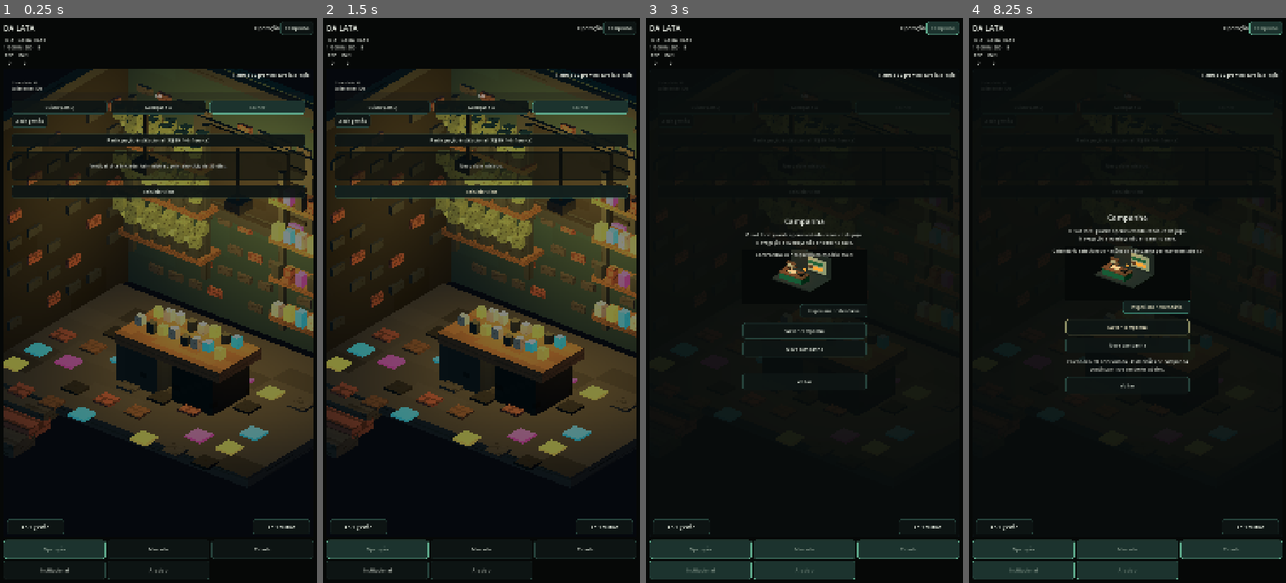
Above: before the commit, frames 1-4 (left to right).
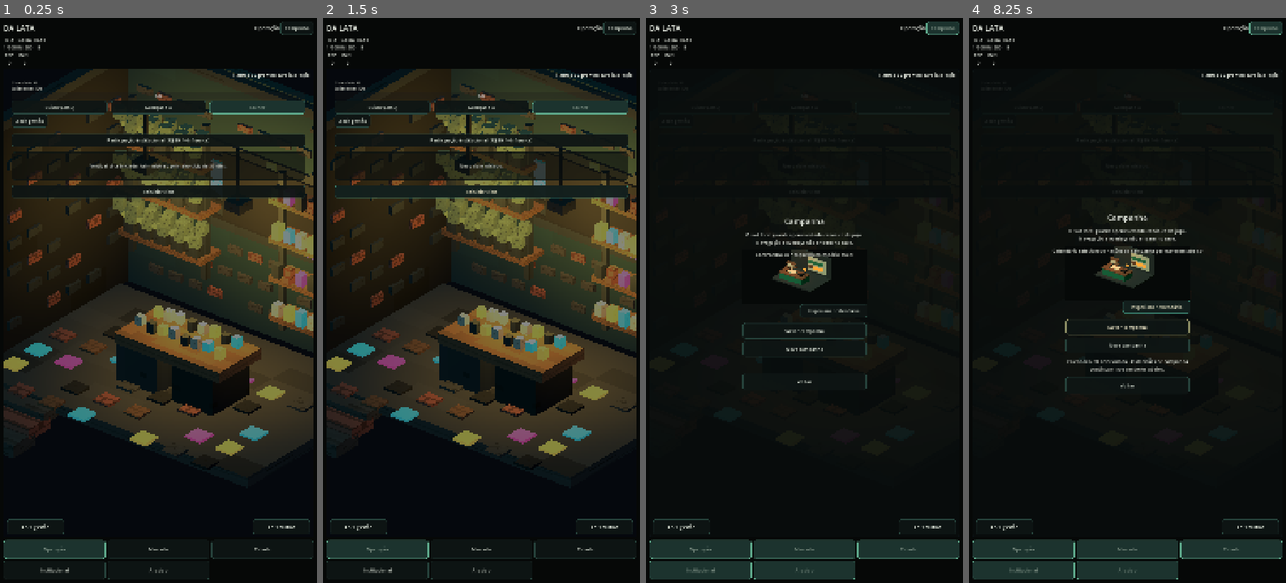
Above: after the commit, the same moments.

Repository: az1nn/growing-rio
Game: Godot game, scene res://scenes/shell/game_shell.tscn
The game is run twice, just before and just after one commit, with the same random seed, the same clock (stepped at 60 frames per second) and the same inputs.
Inputs:
- Up to frame 1 (0.25 s): no input
- Up to frame 2 (1.5 s): click "Reiniciar ciclo" at 0.5 s; click "Reiniciar ciclo" at 1.25 s
- Up to frame 3 (3 s): click "Reiniciar ciclo" at 2 s; click "Campanha" at 2.75 s
- Up to frame 4 (8.25 s): click "Abrir gestão" at 3.5 s; click "Abrir cultivo" at 4.25 s; click "Cuidar (-R$5)" at 5 s; click "Avançar dia" at 5.75 s; click "Abrir gestão" at 6.5 s; click "Participação institucional (-…" at 7.25 s; click "Inspecionar calendário" at 8 s

The runs differ from the first frame. In frame 1, 1.1% of the frame differs, in the area x 1-99%, y 17-74%; in frame 2, 1.1%; in frame 3, less than 0.1%; in frame 4, less than 0.1%.

Commit message:
feat(012): apply R04 candidate 6 focal hierarchy

Diff:
--- a/scenes/visual/operation_diorama.gd
+++ b/scenes/visual/operation_diorama.gd
@@ -219,8 +219,10 @@
     if environment == null:
         return
     environment.background_color = Color.from_string("#070A14", Color.BLACK)
-    environment.ambient_light_color = Color.from_string("#59606E", Color.WHITE)
-    environment.ambient_light_energy = 2.10
+    environment.ambient_light_color = Color.from_string("#4B6074", Color.WHITE)
+    # Candidate 6: restore the cool-night counter-tone and let local amber pools
+    # carry the workshop hierarchy instead of flattening the whole room warm.
+    environment.ambient_light_energy = 1.68
 
 func _build_v1_dense_dressing() -> void:
     var world := $Viewport/World
@@ -1323,7 +1325,8 @@
                     &"foliage_muted",
                     Vector3(0.0, 0.18 * float((pot + leaf) % 3), 0.0),
                 )
-    _add_point_light(rebuild, "GardenWarmPool", Vector3(-1.62, 2.45, -1.35), &"accent_amber", 5.6, 3.2)
+    _add_point_light(rebuild, "GardenWarmPool", Vector3(-1.62, 2.38, -1.30), &"accent_amber", 7.4, 3.0)
+    _promote_accepted_garden_foliage(rebuild)
 
     var bench_top := _add_box(rebuild, "WorkbenchTop", Vector3(0.18, 0.78, -0.22), Vector3(2.05, 0.18, 1.02), &"repaired_wood")
     _add_box(rebuild, "WorkbenchCabinetLeft", Vector3(-0.42, 0.36, -0.20), Vector3(0.78, 0.72, 0.92), &"painted_metal")
@@ -1343,7 +1346,7 @@
             Vector3(0.12, 0.15 + 0.025 * float(prop % 2), 0.12),
             role,
         )
-    _add_point_light(rebuild, "WorkbenchWarmPool", Vector3(0.10, 1.65, -0.30), &"accent_amber", 7.0, 3.6)
+    _add_point_light(rebuild, "WorkbenchWarmPool", Vector3(0.10, 1.62, -0.24), &"accent_amber", 8.2, 3.1)
 
     _add_box(rebuild, "SupplyPostLeft", Vector3(0.82, 2.00, -1.72), Vector3(0.10, 2.72, 0.10), &"painted_metal")
     _add_box(rebuild, "SupplyPostRight", Vector3(2.18, 2.00, -1.72), Vector3(0.10, 2.72, 0.10), &"painted_metal")
@@ -1362,35 +1365,36 @@
             )
             if tier == 2 and item == 3:
                 management_focus = supply_prop
-    _add_point_light(rebuild, "SupplyWarmPool", Vector3(1.50, 2.35, -1.08), &"accent_amber", 4.7, 3.0)
-
-    # Candidate 5: recenter the existing shutter/graffiti + crown focal cluster below the HUD band.
-    # This stays inside OperationV1AcceptedRebuild; it is not another additive dressing generation.
-    _add_box(rebuild, "AcceptedShutterField", Vector3(-0.17, 2.58, -2.27), Vector3(2.30, 1.62, 0.055), &"painted_metal")
+    _add_point_light(rebuild, "SupplyWarmPool", Vector3(1.58, 2.18, -1.12), &"accent_amber", 5.4, 2.7)
+
+    # Candidate 6: expose and enlarge the same shutter/graffiti + crown cluster
+    # in the center/right back-wall band. This is a bounded recomposition inside
+    # OperationV1AcceptedRebuild, not another dressing generation.
+    _add_box(rebuild, "AcceptedShutterField", Vector3(0.24, 2.34, -2.27), Vector3(2.54, 1.48, 0.055), &"painted_metal")
     for slat in range(5):
         _add_box(
             rebuild,
             "AcceptedShutterSlat_%02d" % slat,
-            Vector3(-0.17, 1.99 + float(slat) * 0.29, -2.20),
-            Vector3(2.12, 0.055, 0.045),
+            Vector3(0.24, 1.82 + float(slat) * 0.26, -2.20),
+            Vector3(2.36, 0.060, 0.045),
             &"structural_dark",
         )
-    _add_box(rebuild, "GraffitiStrokeCyan", Vector3(-0.63, 2.37, -2.14), Vector3(1.16, 0.12, 0.055), &"accent_cyan", Vector3(0.0, 0.0, -0.34))
-    _add_box(rebuild, "GraffitiStrokeMagenta", Vector3(0.34, 2.58, -2.13), Vector3(1.18, 0.12, 0.055), &"accent_magenta", Vector3(0.0, 0.0, 0.41))
-    _add_box(rebuild, "GraffitiPixelCyan", Vector3(-0.98, 2.83, -2.12), Vector3(0.24, 0.24, 0.055), &"accent_cyan")
-    _add_box(rebuild, "GraffitiPixelMagenta", Vector3(0.77, 2.13, -2.12), Vector3(0.25, 0.25, 0.055), &"accent_magenta")
-
-    _add_box(rebuild, "CrownField", Vector3(-0.17, 2.78, -2.11), Vector3(1.58, 1.28, 0.045), &"structural_dark")
-    _add_box(rebuild, "CrownBase", Vector3(-0.17, 2.53, -2.18), Vector3(1.05, 0.13, 0.055), &"accent_amber")
-    _add_box(rebuild, "CrownPeakLeft", Vector3(-0.53, 2.88, -2.17), Vector3(0.13, 0.67, 0.055), &"accent_amber", Vector3(0.0, 0.0, -0.42))
-    _add_box(rebuild, "CrownPeakMiddle", Vector3(-0.17, 2.99, -2.17), Vector3(0.13, 0.82, 0.055), &"accent_amber")
-    _add_box(rebuild, "CrownPeakRight", Vector3(0.19, 2.88, -2.17), Vector3(0.13, 0.67, 0.055), &"accent_amber", Vector3(0.0, 0.0, 0.42))
-    _add_box(rebuild, "CrownTipLeft", Vector3(-0.69, 3.17, -2.16), Vector3(0.14, 0.14, 0.055), &"accent_amber")
-    _add_box(rebuild, "CrownTipMiddle", Vector3(-0.17, 3.37, -2.16), Vector3(0.14, 0.14, 0.055), &"accent_amber")
-    _add_box(rebuild, "CrownTipRight", Vector3(0.35, 3.17, -2.16), Vector3(0.14, 0.14, 0.055), &"accent_amber")
-    _add_box(rebuild, "CrownSlashCyan", Vector3(-0.90, 2.70, -2.15), Vector3(0.36, 0.07, 0.055), &"accent_cyan", Vector3(0.0, 0.0, -0.48))
-    _add_box(rebuild, "CrownSlashMagenta", Vector3(0.53, 2.67, -2.15), Vector3(0.34, 0.07, 0.055), &"accent_magenta", Vector3(0.0, 0.0, 0.48))
-    _add_point_light(rebuild, "CrownGlow", Vector3(-0.17, 2.77, -1.38), &"accent_amber", 7.4, 3.4)
+    _add_box(rebuild, "GraffitiStrokeCyan", Vector3(-0.26, 2.17, -2.14), Vector3(1.42, 0.14, 0.055), &"accent_cyan", Vector3(0.0, 0.0, -0.34))
+    _add_box(rebuild, "GraffitiStrokeMagenta", Vector3(0.78, 2.40, -2.13), Vector3(1.46, 0.14, 0.055), &"accent_magenta", Vector3(0.0, 0.0, 0.41))
+    _add_box(rebuild, "GraffitiPixelCyan", Vector3(-0.72, 2.67, -2.12), Vector3(0.30, 0.30, 0.055), &"accent_cyan")
+    _add_box(rebuild, "GraffitiPixelMagenta", Vector3(1.13, 1.94, -2.12), Vector3(0.31, 0.31, 0.055), &"accent_magenta")
+
+    _add_box(rebuild, "CrownField", Vector3(0.24, 2.46, -2.11), Vector3(1.78, 1.14, 0.045), &"structural_dark")
+    _add_box(rebuild, "CrownBase", Vector3(0.24, 2.20, -2.18), Vector3(1.22, 0.15, 0.055), &"accent_amber")
+    _add_box(rebuild, "CrownPeakLeft", Vector3(-0.18, 2.53, -2.17), Vector3(0.15, 0.70, 0.055), &"accent_amber", Vector3(0.0, 0.0, -0.42))
+    _add_box(rebuild, "CrownPeakMiddle", Vector3(0.24, 2.64, -2.17), Vector3(0.15, 0.86, 0.055), &"accent_amber")
+    _add_box(rebuild, "CrownPeakRight", Vector3(0.66, 2.53, -2.17), Vector3(0.15, 0.70, 0.055), &"accent_amber", Vector3(0.0, 0.0, 0.42))
+    _add_box(rebuild, "CrownTipLeft", Vector3(-0.37, 2.83, -2.16), Vector3(0.17, 0.17, 0.055), &"accent_amber")
+    _add_box(rebuild, "CrownTipMiddle", Vector3(0.24, 3.03, -2.16), Vector3(0.17, 0.17, 0.055), &"accent_amber")
+    _add_box(rebuild, "CrownTipRight", Vector3(0.85, 2.83, -2.16), Vector3(0.17, 0.17, 0.055), &"accent_amber")
+    _add_box(rebuild, "CrownSlashCyan", Vector3(-0.62, 2.38, -2.15), Vector3(0.48, 0.085, 0.055), &"accent_cyan", Vector3(0.0, 0.0, -0.48))
+    _add_box(rebuild, "CrownSlashMagenta", Vector3(1.00, 2.35, -2.15), Vector3(0.46, 0.085, 0.055), &"accent_magenta", Vector3(0.0, 0.0, 0.48))
+    _add_point_light(rebuild, "CrownGlow", Vector3(0.24, 2.43, -1.34), &"accent_amber", 9.2, 3.0)
 
     _add_box(rebuild, "FanFrameTop", Vector3(1.42, 3.92, -2.24), Vector3(0.92, 0.07, 0.07), &"painted_metal")
     _add_box(rebuild, "FanFrameBottom", Vector3(1.42, 3.13, -2.24), Vector3(0.92, 0.07, 0.07), &"painted_metal")
@@ -1398,10 +1402,10 @@
     _add_box(rebuild, "FanBladeHorizontal", Vector3(1.42, 3.52, -2.18), Vector3(0.70, 0.10, 0.06), &"painted_metal")
     _add_box(rebuild, "PendantCordLeft", Vector3(-1.02, 3.72, -0.70), Vector3(0.04, 0.88, 0.04), &"structural_dark")
     _add_box(rebuild, "PendantShadeLeft", Vector3(-1.02, 3.28, -0.70), Vector3(0.30, 0.16, 0.30), &"painted_metal")
-    _add_point_light(rebuild, "PendantLightLeft", Vector3(-1.02, 3.14, -0.70), &"accent_amber", 4.2, 2.8)
+    _add_point_light(rebuild, "PendantLightLeft", Vector3(-1.02, 3.14, -0.70), &"accent_amber", 4.8, 2.5)
     _add_box(rebuild, "PendantCordRight", Vector3(0.88, 3.78, -0.58), Vector3(0.04, 0.96, 0.04), &"structural_dark")
     _add_box(rebuild, "PendantShadeRight", Vector3(0.88, 3.30, -0.58), Vector3(0.30, 0.16, 0.30), &"painted_metal")
-    _add_point_light(rebuild, "PendantLightRight", Vector3(0.88, 3.15, -0.58), &"accent_amber", 4.0, 2.7)
+    _add_point_light(rebuild, "PendantLightRight", Vector3(0.88, 3.15, -0.58), &"accent_amber", 4.6, 2.5)
 
     var floor_roles: Array[StringName] = [&"worn_concrete", &"structural_dark", &"brick_coral", &"repaired_wood", &"accent_cyan", &"accent_magenta", &"accent_amber"]
     for row in range(5):
@@ -1430,6 +1434,24 @@
     if management_focus != null:
         management_marker = management_focus
     workbench_marker = bench_top
+
+
+func _promote_accepted_garden_foliage(rebuild: Node3D) -> void:
+    # Candidate 6 keeps the shared foliage hue but raises local luminance so
+    # the garden reads as alive against the petrol wall without adding a new
+    # gameplay or cultivation mechanic.
+    for child in rebuild.get_children():
+        var leaf := child as MeshInstance3D
+        if leaf == null or not String(leaf.name).begins_with("GardenLeaf_"):
+            continue
+        var source_material := leaf.material_override as StandardMaterial3D
+        if source_material == null:
+            continue
+        var focal_material := source_material.duplicate() as StandardMaterial3D
+        focal_material.emission_enabled = true
+        focal_material.emission = source_material.albedo_color
+        focal_material.emission_energy_multiplier = 0.62
+        leaf.material_override = focal_material
 
 
 func _configure_v1_pixel_foliage() -> void:
@@ -1704,10 +1726,12 @@
     var cyan := V1MaterialVocabulary.make_standard(&"accent_cyan")
     var amber := V1MaterialVocabulary.make_standard(&"accent_amber")
     cool_key.light_color = cyan.albedo_color
-    cool_key.light_energy = 0.38
+    cool_key.light_energy = 0.72
     warm_practical.light_color = amber.albedo_color
-    warm_practical.light_energy = 11.40
-    warm_practical.omni_range = 7.40
+    # Candidate 6: keep one restrained global practical and put the stronger
+    # amber hierarchy into authored local pools inside the accepted rebuild.
+    warm_practical.light_energy = 7.80
+    warm_practical.omni_range = 6.20
 
 func activate_primary_object() -> void:
     activation_count += 1
